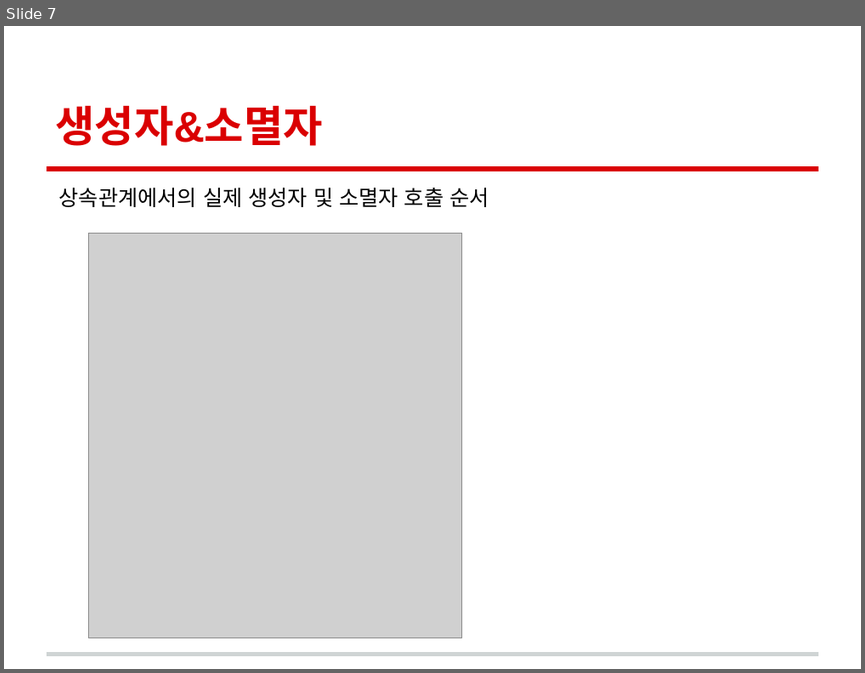
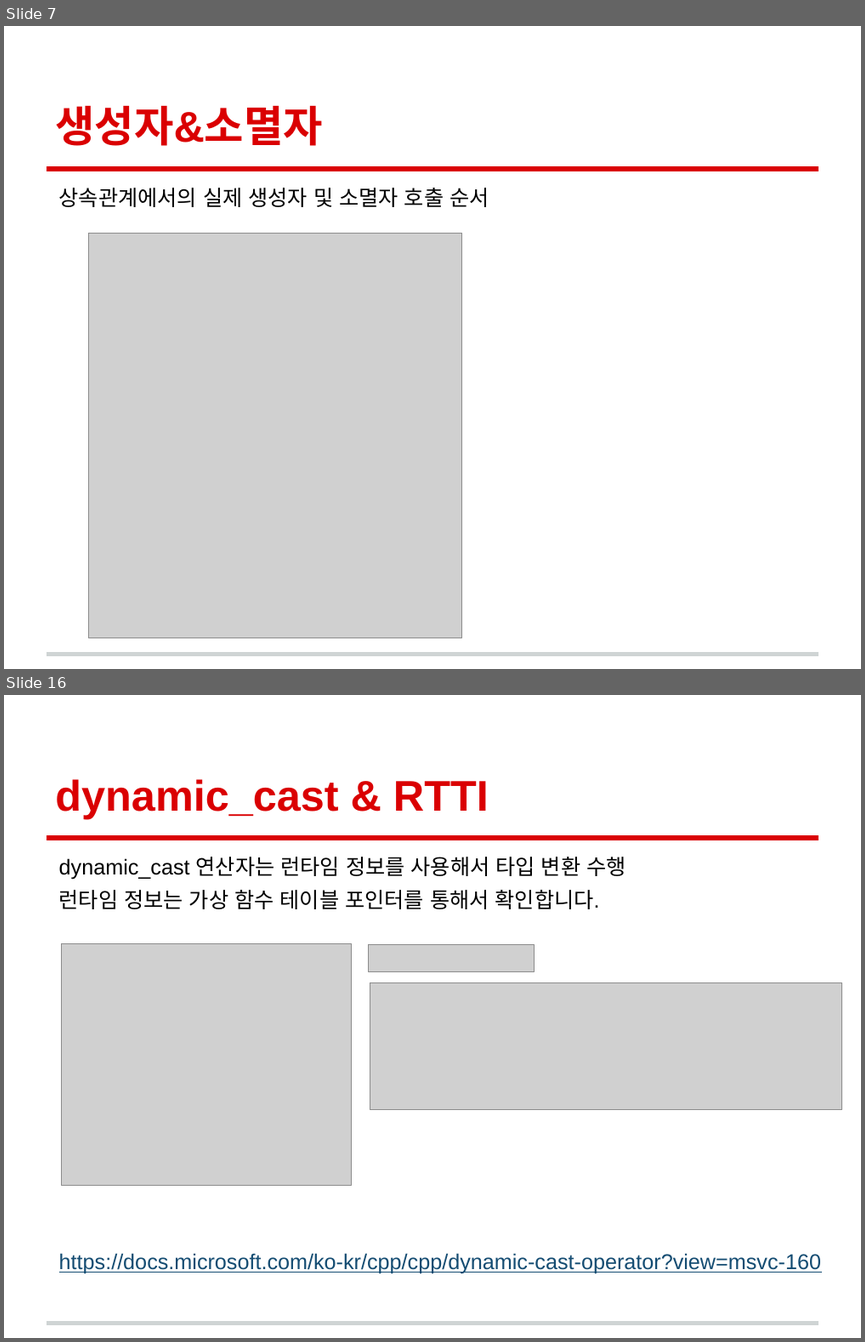
Before and after one commit to woong20123/Study, a slide deck: C++Study/06.Class/챕터6.클래스.pptx. Shown one above the other, each under a label of ours: slide 7 before the commit, slides 7 and 16 after it; the slides between them are not shown. The pictures are 865x673 and 865x1342 pixels, drawn with LibreOffice and Linux fonts; fonts in the diff are those of the drawing; grey boxes stand for pictures. Boxes give left, top, right and bottom in pixels: in the first picture for what was removed or moved away, otherwise in the second. Text is boxed around its words. In the diff, an @@ line names an element or a change of style, - is before the commit and + after.

```diff
--- a/C++Study/06.Class/챕터6.클래스.pptx
+++ b/C++Study/06.Class/챕터6.클래스.pptx
@@ slide 16 added at box(4, 695, 861, 1338), background #FFFFFF; not listed: 2 template elements that a slide beside it also shows @@
@@ title added at box(55, 779, 488, 818), 36 pt, text #DA0002, bold @@
+dynamic_cast & RTTI
@@ text added at box(59, 857, 821, 1274), 18 pt, text #144C72, underline @@
+dynamic_cast 연산자는 런타임 정보를 사용해서 타입 변환 수행
+런타임 정보는 가상 함수 테이블 포인터를 통해서 확인합니다.
+https://docs.microsoft.com/ko-kr/cpp/cpp/dynamic-cast-operator?view=msvc-160
@@ picture added at box(62, 943, 352, 1185) @@
@@ picture added at box(368, 944, 534, 972) @@
@@ picture added at box(370, 983, 842, 1110) @@
```
Also in this commit, not shown: 2 slides changed, 9 other slides added, 2 other files.
